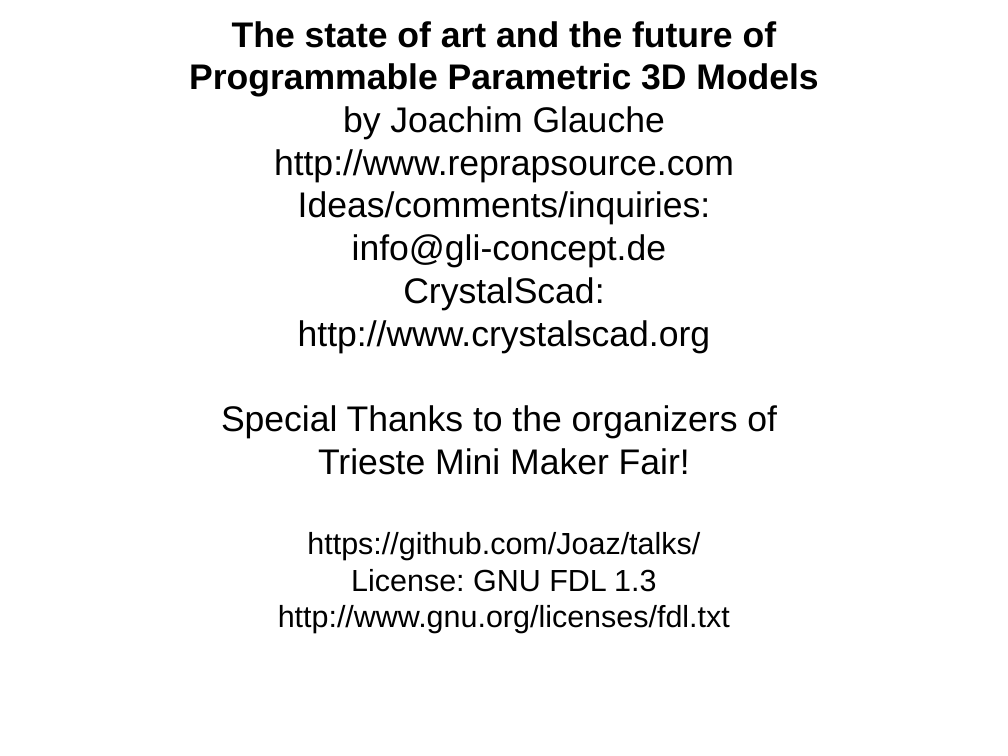
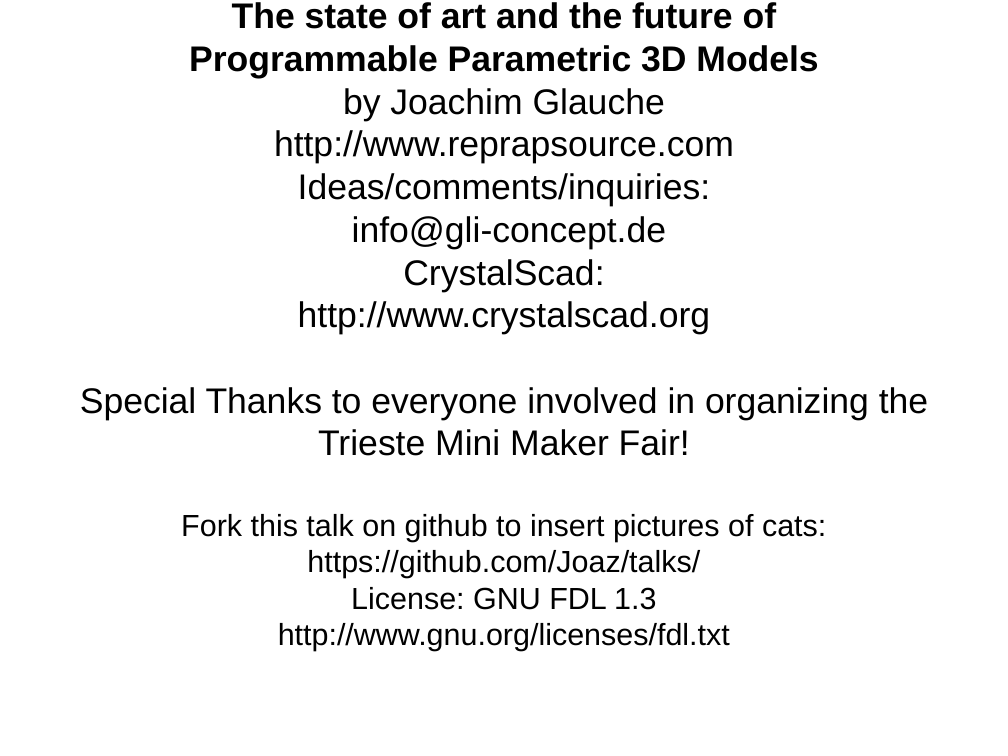
Before and after one commit to Joaz/talks, a slide deck: slide 18 of parametric_programmable_3d_models.odp (slide 25 before the commit). Drawn at 1008x756 pixels with LibreOffice and Linux fonts; fonts in the diff are those of the drawing. Boxes give left, top, right and bottom in pixels: in the first picture for what was removed or moved away, otherwise in the second. Text is boxed around its words. In the diff, an @@ line names an element or a change of style, - is before the commit and + after.

Commit message:
trieste version of this

```diff
--- a/parametric_programmable_3d_models.odp
+++ b/parametric_programmable_3d_models.odp
@@ subtitle "The state of art and ...": place and size @@
-subtitle "The state of art and ..." at [189, 21, 818, 633]
+subtitle "The state of art and ..." at [80, 2, 928, 651]
@@ subtitle at [80, 387, 928, 578]: text changed; size 28 to 24 pt @@
-Special Thanks to the organizers of
-Trieste Mini Maker Fair!
-https://github.com/Joaz/talks/
+Special Thanks to everyone involved in organizing the
+Trieste Mini Maker Fair!
+Fork this talk on github to insert pictures of cats: https://github.com/Joaz/talks/
```
Also in this commit, not shown: 8 other slides changed, 6 slides added, 13 slides removed.
